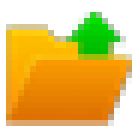
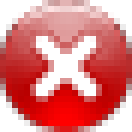
Comparing the layer stacks of the two 132 x 132 images. Changes:
added layer "Layer 11" above "Layer 10" over [0, 0, 132, 132]
hid "Layer 9" over [6, 12, 132, 126]
